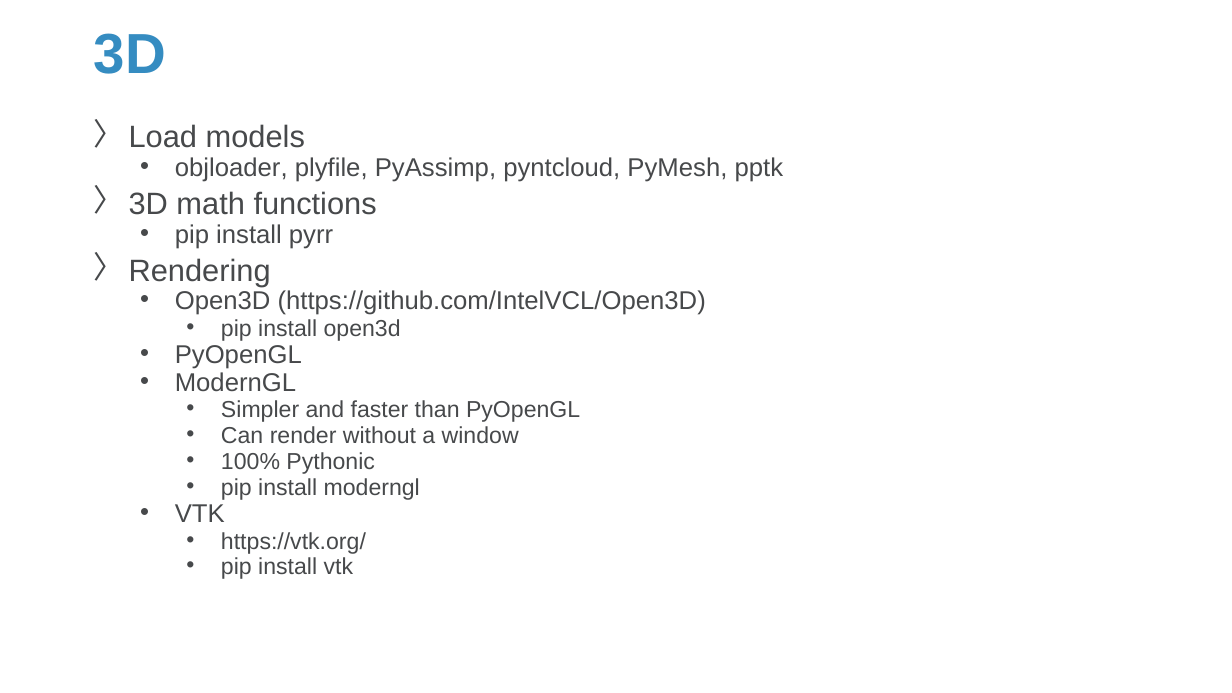
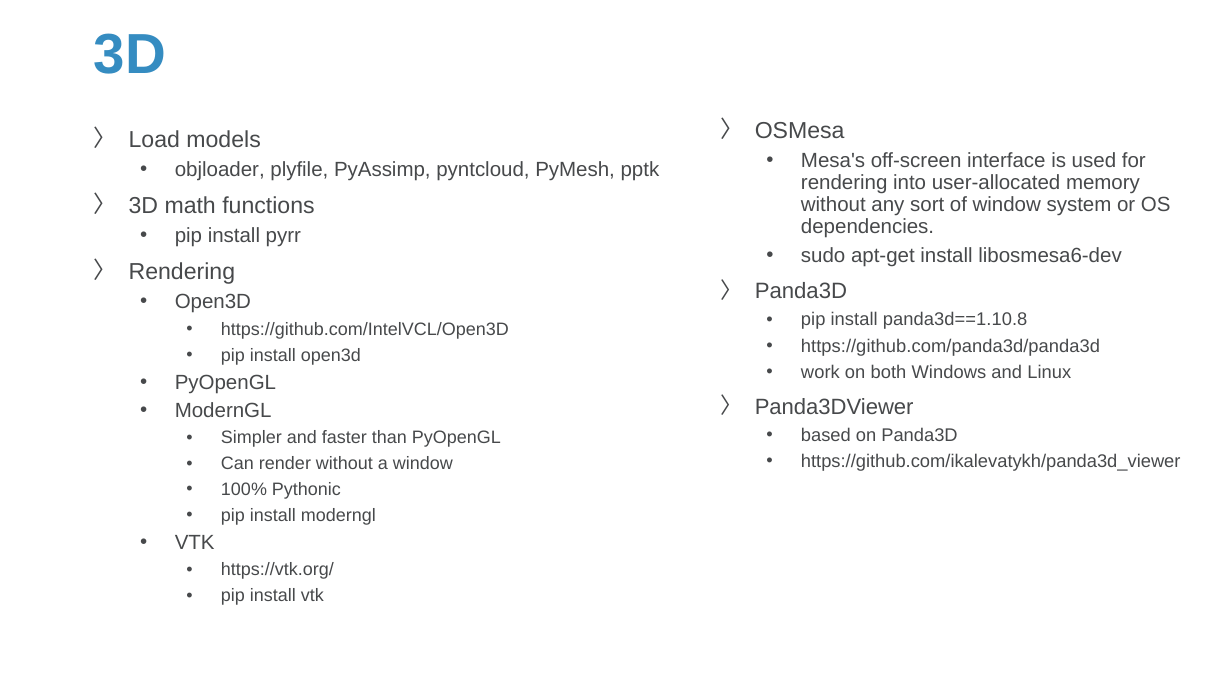
Before and after one commit to Sparks-Lu/TechNotes, a slide deck: slide 57 of Python/Python-Notes.pptx (slide 39 before the commit). Drawn at 1232x693 pixels with LibreOffice and Linux fonts; fonts in the diff are those of the drawing; background and template pictures are left out. Boxes give left, top, right and bottom in pixels: in the first picture for what was removed or moved away, otherwise in the second. Text is boxed around its words. In the diff, an @@ line names an element or a change of style, - is before the commit and + after.

```diff
--- a/Python/Python-Notes.pptx
+++ b/Python/Python-Notes.pptx
@@ text at [129, 130, 660, 605]: size 24 to 18 pt in "Load models", "3D math functions", "Rendering"; size 20 to 16 pt in "objloader, plyfile, PyAssimp, pyntcloud, PyMesh, pptk", "pip install pyrr", "PyOpenGL", "ModernGL" and 1 more places; size 18 to 14 pt in "pip install open3d", "Simpler and faster than PyOpenGL", "Can render without a window", "100% Pythonic" and 3 more places; line spacing 0.7 to 0.9 @@
@@ text added at [755, 122, 1181, 471], 16 pt, text #47494B @@
+〉 OSMesa
+  • Mesa's off-screen interface is used for rendering into user-allocated memory without any sort of window system or OS dependencies.
+  • sudo apt-get install libosmesa6-dev
+〉 Panda3D
+  • pip install panda3d==1.10.8
+  • https://github.com/panda3d/panda3d
+  • work on both Windows and Linux
+〉 Panda3DViewer
+  • based on Panda3D
+  • https://github.com/ikalevatykh/panda3d_viewer
@@ text at [175, 293, 509, 339]: text changed; size 20 to 14 pt @@
-  • Open3D (https://github.com/IntelVCL/Open3D)
+  • Open3D
+    • https://github.com/IntelVCL/Open3D
```
Also in this commit, not shown: 13 other slides changed, 12 slides added, 23 other files.
